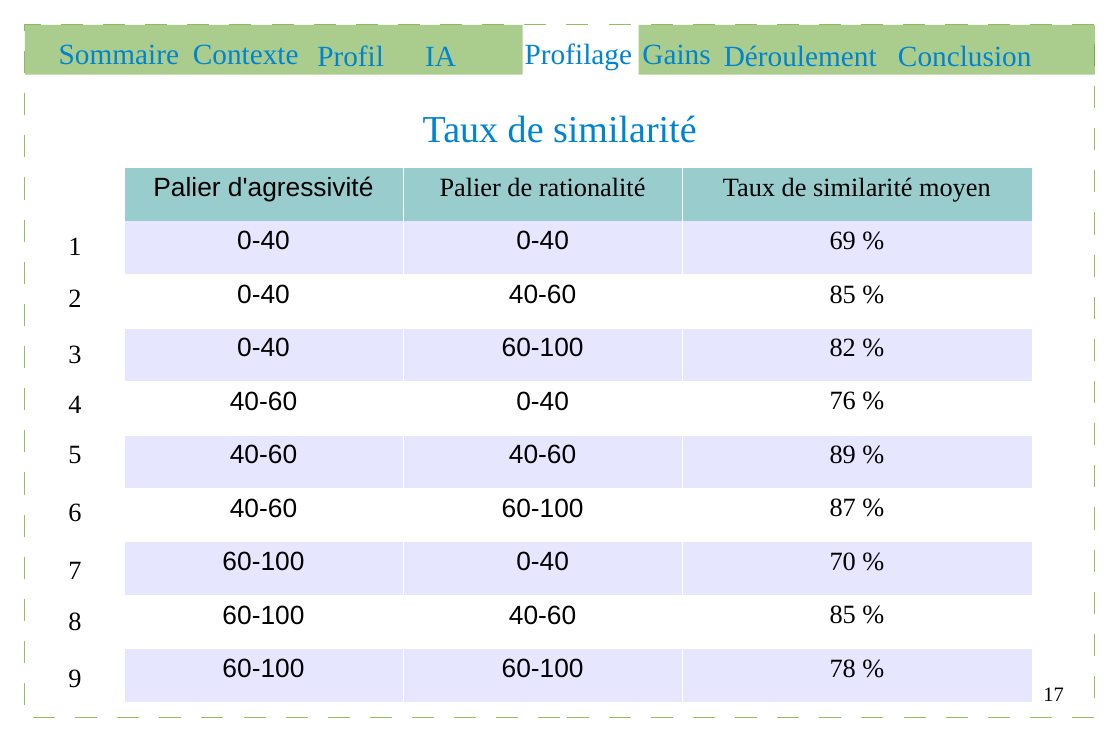
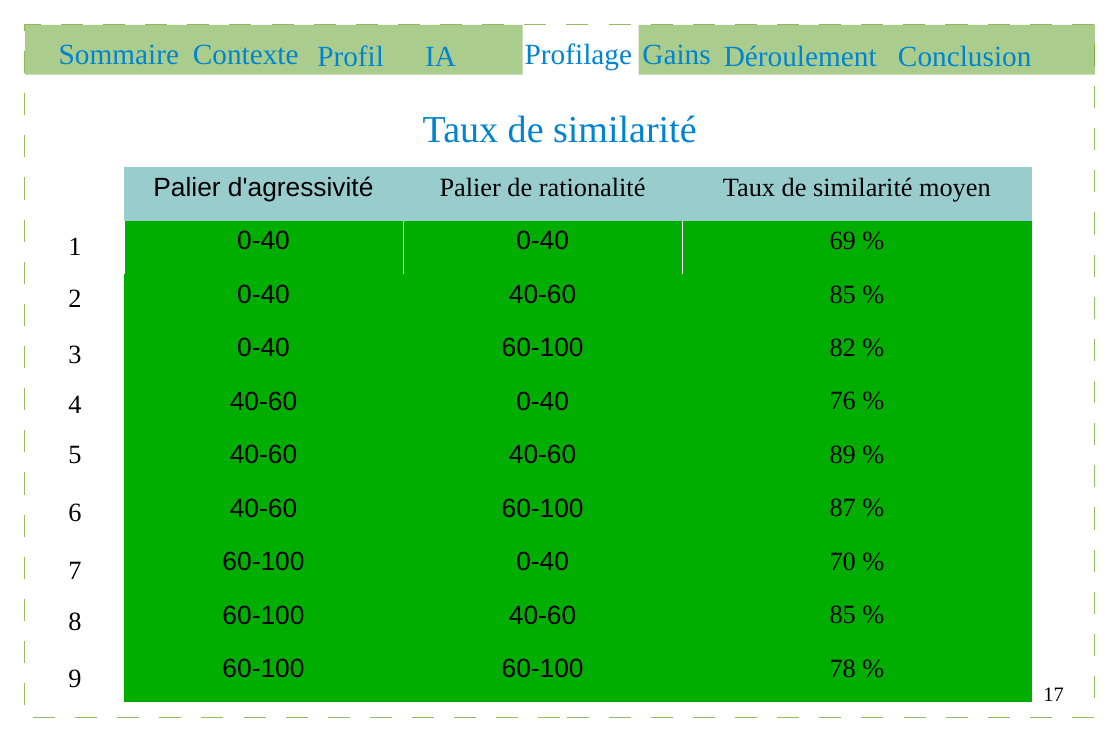
Before and after one commit to Gouga34/TERM1_Poker, a slide deck: slide 17 of Soutenance/presentation.odp. Drawn at 1120x747 pixels with LibreOffice and Linux fonts; fonts in the diff are those of the drawing. Boxes give left, top, right and bottom in pixels: in the first picture for what was removed or moved away, otherwise in the second. Text is boxed around its words. In the diff, an @@ line names an element or a change of style, - is before the commit and + after.

```diff
--- a/Soutenance/presentation.odp
+++ b/Soutenance/presentation.odp
@@ table at box(124, 168, 1033, 702) @@
@@ fill #E6E6FF to #00AE00 in 15 cells @@
@@ fill #FFFFFF to #00AE00 in 12 cells @@
@@ borders changed @@
```
Also in this commit, not shown: 7 other slides changed.
